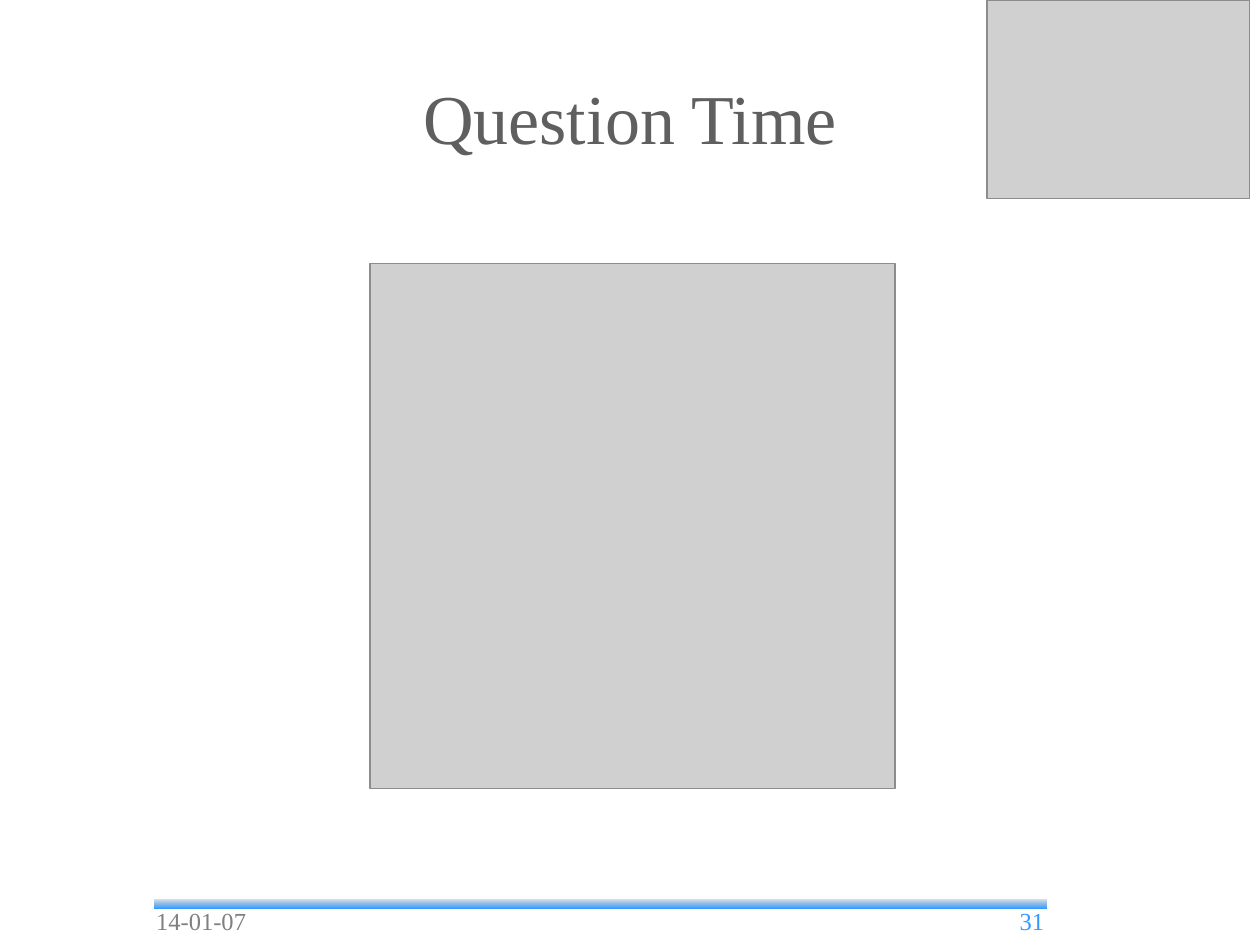
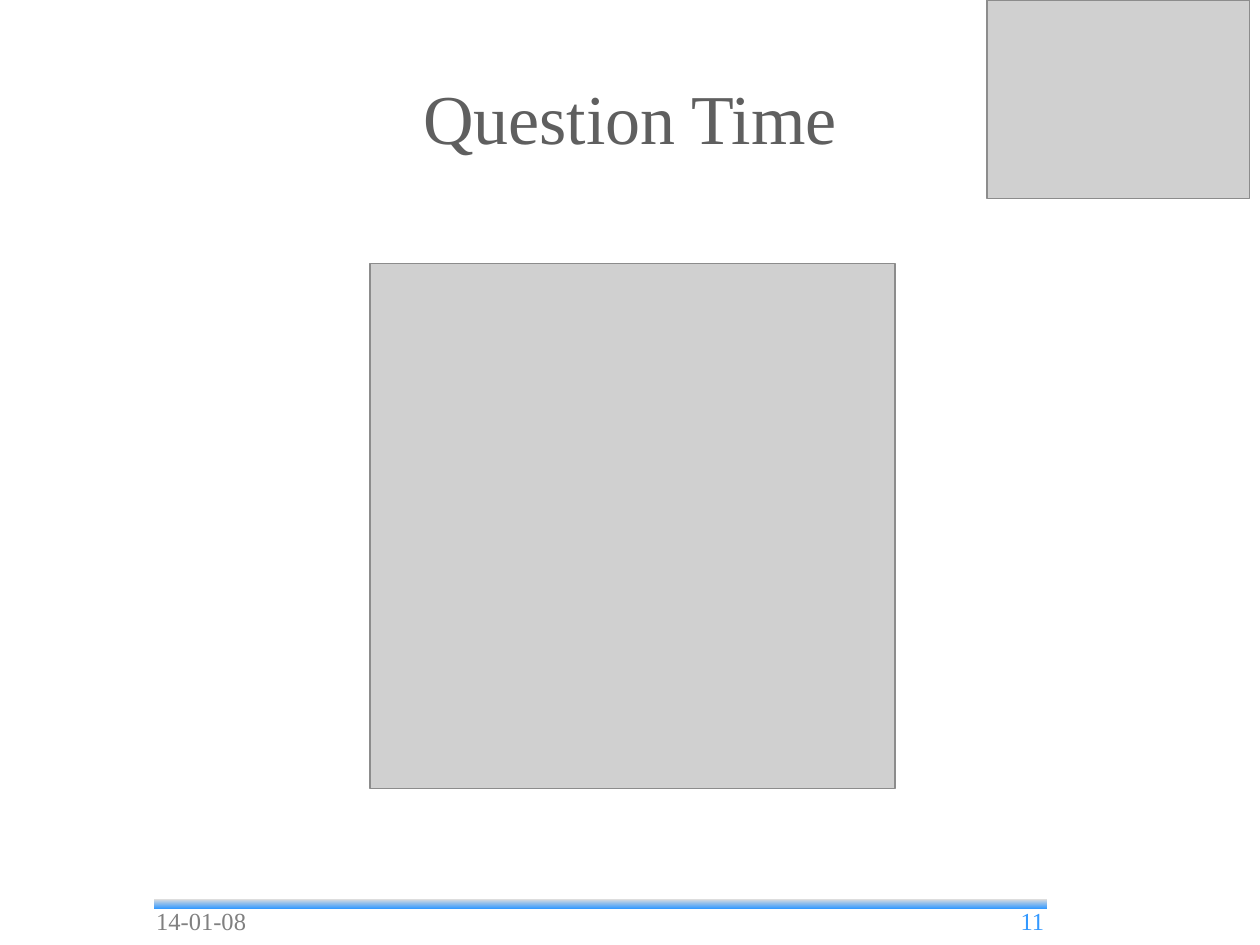
Before and after one commit to andrea-bottoli/DSD, a slide deck: slide 11 of Documentation/Presentations/Final_Presentation.odp (slide 31 before the commit). Drawn at 1260x945 pixels with LibreOffice and Linux fonts; fonts in the diff are those of the drawing; grey boxes stand for pictures; background and template pictures are left out. Boxes give left, top, right and bottom in pixels: in the first picture for what was removed or moved away, otherwise in the second. Text is boxed around its words. In the diff, an @@ line names an element or a change of style, - is before the commit and + after.

```diff
--- a/Documentation/Presentations/Final_Presentation.odp
+++ b/Documentation/Presentations/Final_Presentation.odp
@@ text at [156,914,246,930]: text changed @@
-14-01-07
+14-01-08
@@ page number at [1021,914,1045,930]: text changed @@
-31
+11
```
Also in this commit, not shown: 6 other slides changed, 5 slides added, 25 slides removed, 1 other file.
